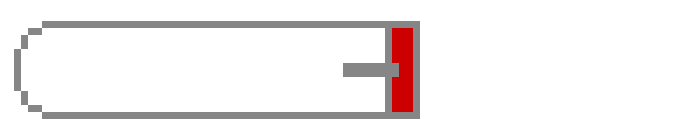
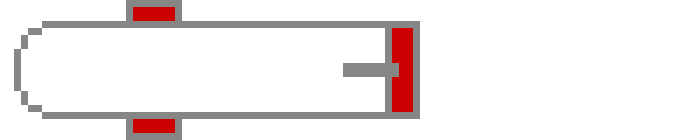
Two versions of the same layered image (700px x 140px). Layer-by-layer changes:
renamed "Calque 1" to "Calque 2", painted on it over [126, 0, 182, 140]
